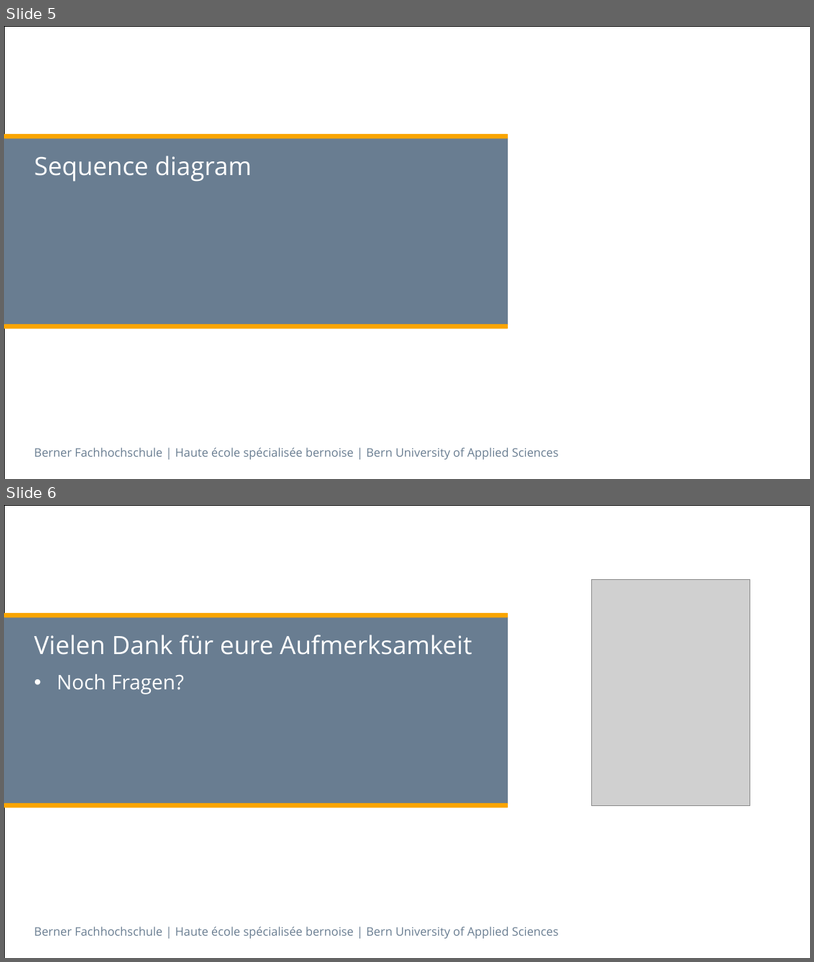
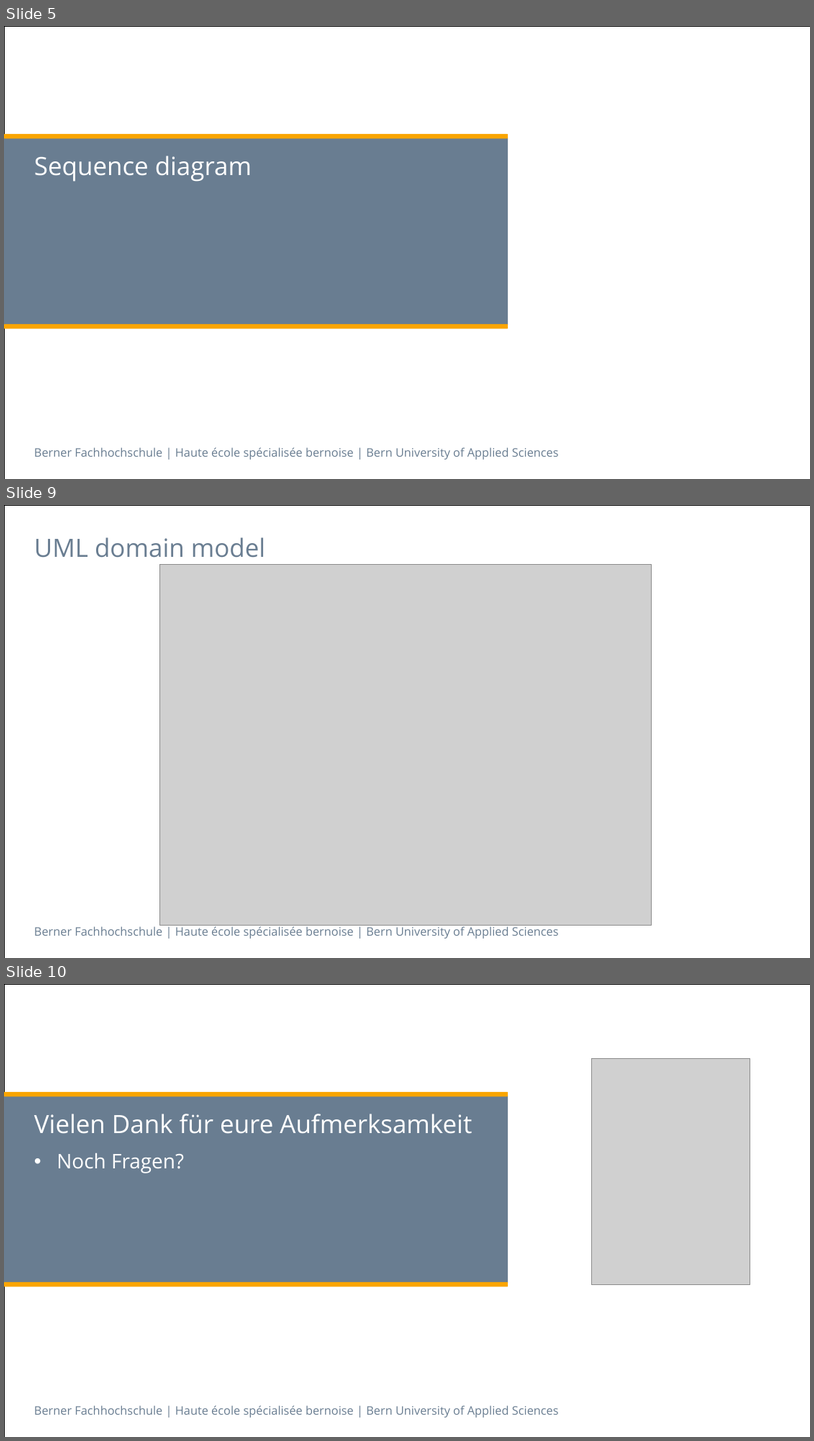
Before and after one commit to selvs1/ePsyDoc, a slide deck: doc/task-02/Präsentation/Task02- Ärzte - Suchtpatienten.pptx. Shown one above the other, each under a label of ours: slides 5 and 6 before the commit, slides 5, 9 and 10 after it; the slides between them are not shown. The pictures are 814x962 and 814x1441 pixels, drawn with LibreOffice and Linux fonts; fonts in the diff are those of the drawing; grey boxes stand for pictures; background and template pictures are left out. Boxes give left, top, right and bottom in pixels: in the first picture for what was removed or moved away, otherwise in the second. Text is boxed around its words. In the diff, an @@ line names an element or a change of style, - is before the commit and + after.

```diff
--- a/doc/task-02/Präsentation/Task02- Ärzte - Suchtpatienten.pptx
+++ b/doc/task-02/Präsentation/Task02- Ärzte - Suchtpatienten.pptx
@@ slide 9 added at [4,505,810,958], background #FFFFFF; not listed: 2 template elements that a slide beside it also shows @@
@@ title added at [34,537,265,558], 30 pt, text #697D91 @@
+UML domain model
@@ picture added at [160,564,651,925] @@
@@ what was slide 6 is now slide 10 @@
```
Also in this commit, not shown: 3 other slides added.
